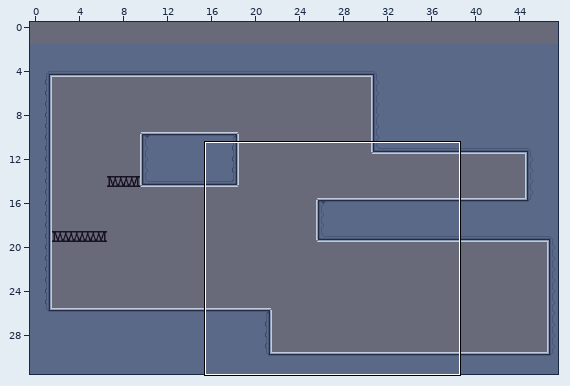
LDtk project, stored at The game is liar/Assets/Ldtk/Test.ldtk. The first picture is a wide view before the edit; the outline marks the close-up.
Close-up. Before:
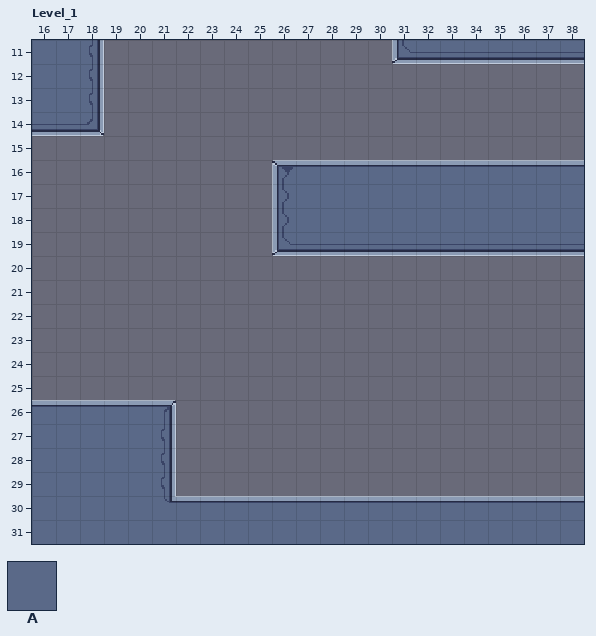
Cells are 16x16 px. Shown: Level_1 x 16..38, y 11..31. The commit also changed other parts of the map, which this record leaves out. The old version is drawn lined up with the new one.
Key: from "Ground": A 1 "Ground".
_ is an empty cell.
Objects are placed by their top-left corner, in cells (3,4 is the top-left corner of cell 3,4); size is 1x1 cell unless given.
Layer "Ground" before, first column x 16:
11 AAA____________AAAAAAAA
12 AAA____________________
13 AAA____________________
14 AAA____________________
15 _______________________
16 __________AAAAAAAAAAAAA
17 __________AAAAAAAAAAAAA
18 __________AAAAAAAAAAAAA
19 __________AAAAAAAAAAAAA
20 _______________________
21 _______________________
22 _______________________
23 _______________________
24 _______________________
25 _______________________
26 AAAAAA_________________
27 AAAAAA_________________
28 AAAAAA_________________
29 AAAAAA_________________
30 AAAAAAAAAAAAAAAAAAAAAAA
31 AAAAAAAAAAAAAAAAAAAAAAA
Now the later version:
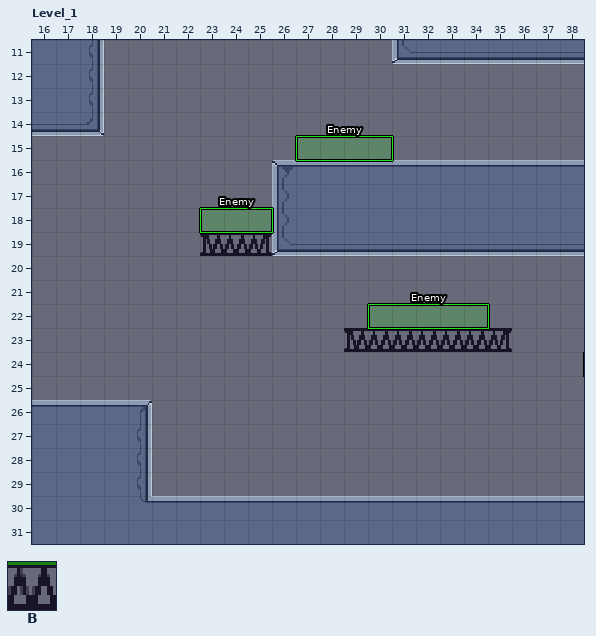
Further tiles: from "Ground": B 2 "Bridge".
Difference:
Changed rows in their new state; . is an unchanged cell.
map size 48x30 -> 48x32 cells (old content now starts at 0,2; both pictures use the new coordinates)
Layer "Ground":
first column x 23:
19 BBB
first column x 21:
23 ........BBBBBBB
26 _..............
27 _..............
28 _..............
29 _..............
Layer "Entities":
added: "Enemy" rectangle at 23,18 size 3x1
added: "Enemy" rectangle at 30,22 size 5x1
added: "Enemy" rectangle at 27,15 size 4x1
